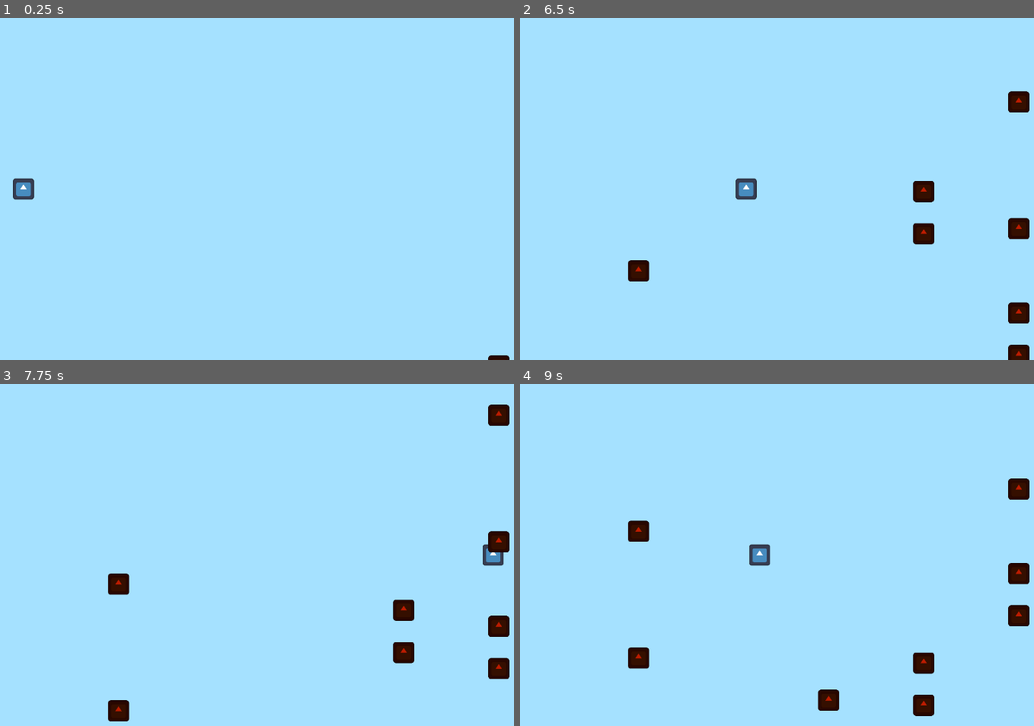
Above: before the commit, frames 1-4 (two rows, left to right).
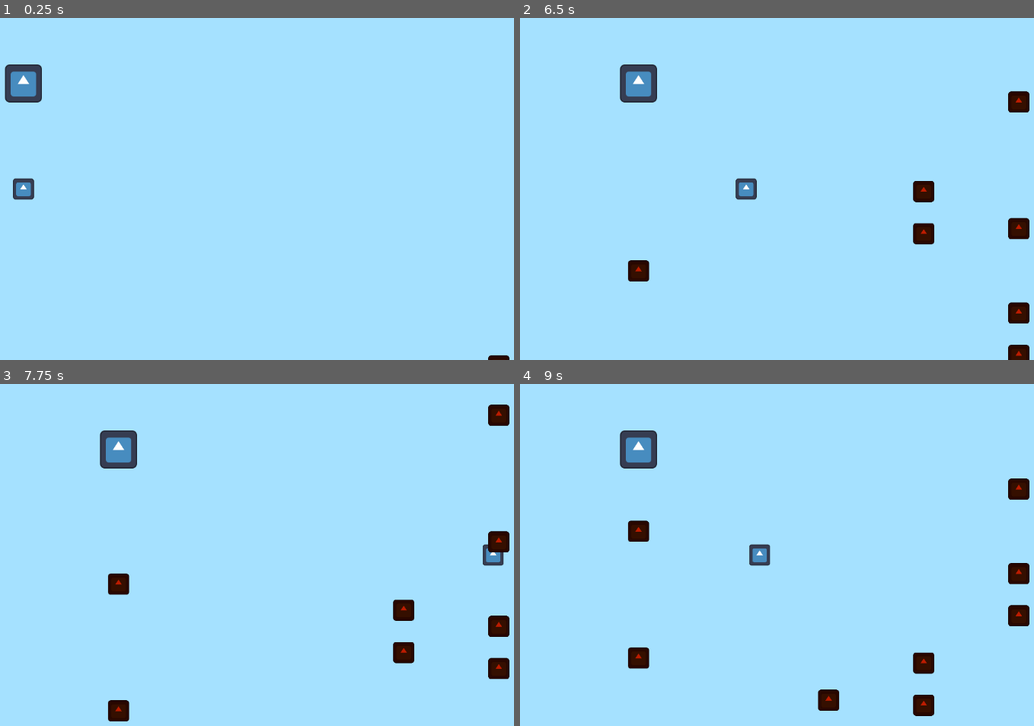
Above: after the commit, the same moments.

Repository: AuroraFreire/horizons-europa
Game: Godot game, scene res://world.tscn
Same seed, same stepped clock (60 frames per second), same inputs: the game is played once before the commit and once after it. The engine's default icon, where the game draws it, is replaced by a stand-in: a white triangle on a blue panel in a dark square.
Inputs:
- Up to frame 1 (0.25 s): no input
- Up to frame 2 (6.5 s): hold D (right) 0.53-1.28 s; hold A (left) 1.28-2.03 s; hold D (right) 2.03-3.53 s; hold A (left) 3.53-5.78 s; hold D (right) from 5.78 s (still down)
- Up to frame 3 (7.75 s): keep holding D (right)
- Up to frame 4 (9 s): release D (right) at 8.03 s; hold A (left) from 8.03 s (still down)

The runs differ from the first frame. In frame 1, 0.8% of the frame differs, in the area x 0-9%, y 13-25%; in frame 2, 0.8%; in frame 3, 0.8%; in frame 4, 0.8%.

Commit message:
sun stuff

Diff:
--- a/project.godot
+++ b/project.godot
@@ -12,7 +12,7 @@
 
 config/name="horizons-europa"
 run/main_scene="uid://3ngls3x8lx7b"
-config/features=PackedStringArray("4.6", "GL Compatibility")
+config/features=PackedStringArray("4.7", "GL Compatibility")
 config/icon="res://icon.svg"
 
 [input]
--- /dev/null
+++ b/sun.gd
@@ -0,0 +1,28 @@
+extends Node2D
+
+var timer = randf_range(500, 1000)
+var time = 0
+@export var lanes_distance = 90.0
+@export var lanes_amount = 6
+var lane_index = 0
+var position_offset: Vector2
+var target_pos
+# Called when the node enters the scene tree for the first time.
+func _ready() -> void:
+	pass # Replace with function body.
+	position.x = (-242)
+
+
+# Called every frame. 'delta' is the elapsed time since the previous frame.
+func _process(_delta: float) -> void:
+	pass
+	time += 2
+	if(time >= timer):
+		var lane_index = randi_range(0, 5)
+		var lanepos = lane_index * lanes_distance - 242.0
+		position.x = (lanepos)
+		time = 0
+		timer == randf_range(500, 1000)
+	elif (time != timer):
+		print(timer)
+		print(time)
--- /dev/null
+++ b/sun.tscn
@@ -0,0 +1,12 @@
+[gd_scene format=3 uid="uid://b5ov2aybr1o5m"]
+
+[ext_resource type="Script" uid="uid://bws68b8sh12kj" path="res://sun.gd" id="1_iveel"]
+[ext_resource type="Texture2D" uid="uid://c58efh4nx8nbe" path="res://icon.svg" id="2_gtd5v"]
+
+[node name="Sun" type="Node2D" unique_id=876680902]
+script = ExtResource("1_iveel")
+
+[node name="Icon" type="Sprite2D" parent="." unique_id=1298360373]
+position = Vector2(0, -100)
+scale = Vector2(0.2734375, 0.28125)
+texture = ExtResource("2_gtd5v")
--- a/world.tscn
+++ b/world.tscn
@@ -3,6 +3,7 @@
 [ext_resource type="PackedScene" uid="uid://cbfxu4pgr1ea6" path="res://player.tscn" id="1_f3sb7"]
 [ext_resource type="PackedScene" uid="uid://g8rnhvtwqv1o" path="res://small_bird.tscn" id="3_aqk2v"]
 [ext_resource type="Script" uid="uid://bnq80bt5ckng5" path="res://enemy_spawner.gd" id="3_tlwt5"]
+[ext_resource type="PackedScene" uid="uid://b5ov2aybr1o5m" path="res://sun.tscn" id="4_aqk2v"]
 
 [node name="World" type="Node2D" unique_id=906349818]
 
@@ -16,3 +17,5 @@
 position = Vector2(0, -177)
 script = ExtResource("3_tlwt5")
 enemy_types = Array[PackedScene]([ExtResource("3_aqk2v")])
+
+[node name="Sun" parent="." unique_id=876680902 instance=ExtResource("4_aqk2v")]
Not shown, added: sun.gd.uid
